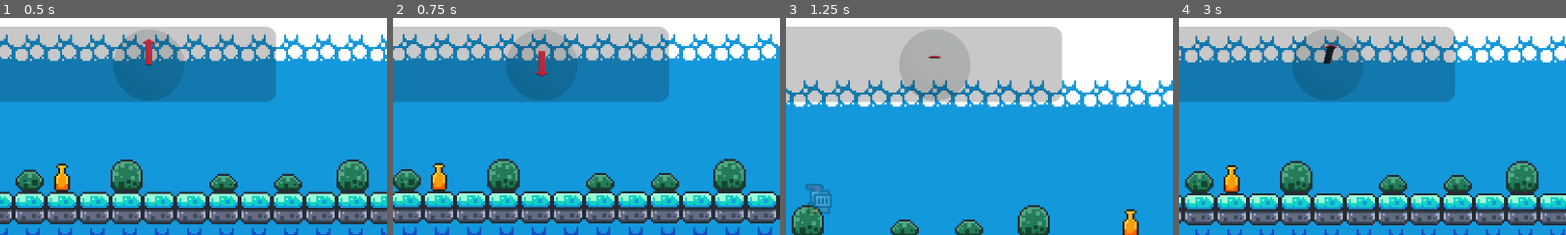
Above: before the commit, frames 1-4 (left to right).
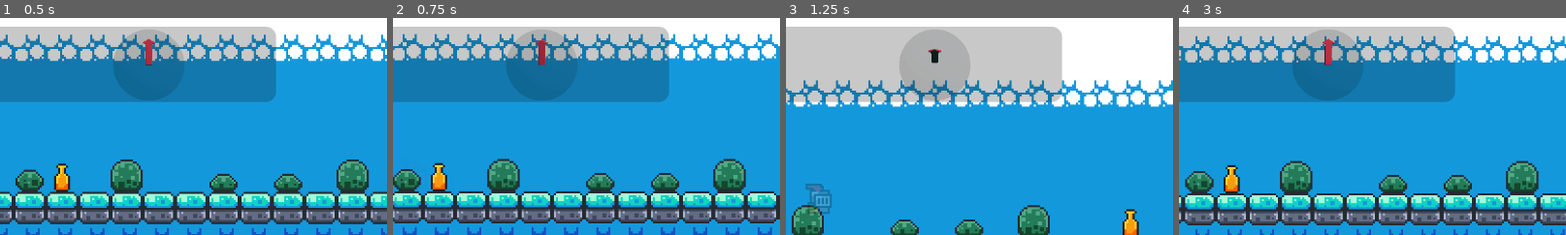
Above: after the commit, the same moments.

Repository: RaghavJuyal/Quantum-Game
Game: Godot game, scene res://scenes/game.tscn
The game is run twice, just before and just after one commit, with the same random seed, the same clock (stepped at 60 frames per second) and the same inputs.
Inputs:
- Up to frame 1 (0.5 s): no input
- Up to frame 2 (0.75 s): hold Right (move_right) from 0.53 s (still down); hold X (x_rotation) from 0.53 s (still down)
- Up to frame 3 (1.25 s): keep holding Right (move_right); keep holding X (x_rotation); tap Space (jump) at 0.77 s
- Up to frame 4 (3 s): release X (x_rotation) at 1.28 s; tap X (x_rotation) at 1.35 s; tap Space (jump) at 1.52 s; release Right (move_right) at 2.03 s; hold Left (move_left) 2.03-2.78 s; hold X (x_rotation) 2.03-2.78 s; tap Y (y_rotation) at 2.1 s; hold Right (move_right) from 2.78 s (still down); tap Z (z_rotation) at 2.85 s
The pictures show only the part of the screen within x 50-100%, y 0-50%; the shares and areas given below are measured in that part.

Frame 1 is identical in both runs. In frame 2, 0.3% of the frame differs, in the area x 36-41%, y 9-28%; in frame 3, 0.2%; in frame 4, 0.3%.

Commit message:
Add x rotation tied with theta and refactor code

Diff:
--- a/platformer_test/scenes/game.tscn
+++ b/platformer_test/scenes/game.tscn
@@ -217,10 +217,10 @@
 
 [node name="Game" type="Node2D"]
 
-[node name="GameManager" type="Node" parent="." node_paths=PackedStringArray("hud")]
+[node name="GameManager" type="Node" parent="." node_paths=PackedStringArray("hud") groups=["GameManager"]]
 unique_name_in_owner = true
 script = ExtResource("1_0tnpc")
-hud = NodePath("../HUD")
+hud = NodePath("HUD")
 
 [node name="Player" parent="GameManager" instance=ExtResource("1_uwrxv")]
 position = Vector2(-72, 16)
@@ -234,6 +234,7 @@
 
 [node name="Player2" parent="GameManager" instance=ExtResource("1_uwrxv")]
 position = Vector2(-72, -64)
+is_state_zero = false
 
 [node name="Camera2D" type="Camera2D" parent="GameManager/Player2"]
 position = Vector2(1, -61)
@@ -242,62 +243,62 @@
 limit_smoothed = true
 position_smoothing_enabled = true
 
-[node name="Tilemap" type="Node" parent="."]
-
-[node name="Midground" type="TileMapLayer" parent="Tilemap"]
+[node name="Tilemap" type="Node" parent="GameManager"]
+
+[node name="Midground" type="TileMapLayer" parent="GameManager/Tilemap"]
 use_parent_material = true
 tile_map_data = PackedByteArray("AAAIAP7/AAABAAMAAAAYAAEAAAAAAAAAAAAZAAEAAAAAAAAAAAAaAAEAAAAAAAAAAAAbAAEAAAAAAAAAAAAcAA …(4400 unchanged characters)…
 tile_set = SubResource("TileSet_lbhrr")
 
-[node name="Background" type="TileMapLayer" parent="Tilemap"]
+[node name="Background" type="TileMapLayer" parent="GameManager/Tilemap"]
 z_index = -4096
 use_parent_material = true
 tile_map_data = PackedByteArray("AAD3/wIAAAAAAA4AAAD4/wIAAAAAAA4AAAD5/wIAAAAAAA4AAAD6/wIAAAAAAA4AAAD7/wIAAAAAAA4AAAD8/w …(79888 unchanged characters)…
 tile_set = SubResource("TileSet_lbhrr")
 
-[node name="Platform" parent="." instance=ExtResource("3_lnu2h")]
+[node name="Platform" parent="GameManager" instance=ExtResource("3_lnu2h")]
 position = Vector2(319, -77)
 
-[node name="AnimationPlayer" type="AnimationPlayer" parent="Platform"]
+[node name="AnimationPlayer" type="AnimationPlayer" parent="GameManager/Platform"]
 libraries = {
 &"": SubResource("AnimationLibrary_p57ef")
 }
 autoplay = "move"
 
-[node name="Killzone" parent="." instance=ExtResource("5_iywne")]
+[node name="Killzone" parent="GameManager" instance=ExtResource("5_iywne")]
 position = Vector2(9, 98)
 
-[node name="CollisionShape2D" type="CollisionShape2D" parent="Killzone"]
+[node name="CollisionShape2D" type="CollisionShape2D" parent="GameManager/Killzone"]
 shape = SubResource("WorldBoundaryShape2D_p57ef")
 
-[node name="Coins" type="Node" parent="."]
-
-[node name="Coin" parent="Coins" instance=ExtResource("4_lbhrr")]
+[node name="Coins" type="Node" parent="GameManager"]
+
+[node name="Coin" parent="GameManager/Coins" instance=ExtResource("4_lbhrr")]
 position = Vector2(63, 9)
 
-[node name="Coin2" parent="Coins" instance=ExtResource("4_lbhrr")]
+[node name="Coin2" parent="GameManager/Coins" instance=ExtResource("4_lbhrr")]
 position = Vector2(119, -23)
 
-[node name="Coin3" parent="Coins" instance=ExtResource("4_lbhrr")]
+[node name="Coin3" parent="GameManager/Coins" instance=ExtResource("4_lbhrr")]
 position = Vector2(225, -69)
 
-[node name="Coin4" parent="Coins" instance=ExtResource("4_lbhrr")]
+[node name="Coin4" parent="GameManager/Coins" instance=ExtResource("4_lbhrr")]
 position = Vector2(545, -70)
 
-[node name="Coin5" parent="Coins" instance=ExtResource("4_lbhrr")]
+[node name="Coin5" parent="GameManager/Coins" instance=ExtResource("4_lbhrr")]
 position = Vector2(600, 10)
 
-[node name="Slimes" type="Node" parent="."]
-
-[node name="Slime_purple" parent="Slimes" instance=ExtResource("6_u5sy4")]
+[node name="Slimes" type="Node" parent="GameManager"]
+
+[node name="Slime_purple" parent="GameManager/Slimes" instance=ExtResource("6_u5sy4")]
 position = Vector2(313, -32)
 
-[node name="Slime_green" parent="Slimes" instance=ExtResource("7_gee14")]
+[node name="Slime_green" parent="GameManager/Slimes" instance=ExtResource("7_gee14")]
 position = Vector2(486, 16)
 
-[node name="Labels" type="Node" parent="."]
-
-[node name="Label" type="Label" parent="Labels"]
+[node name="Labels" type="Node" parent="GameManager"]
+
+[node name="Label" type="Label" parent="GameManager/Labels"]
 offset_left = -184.0
 offset_top = 3.0
 offset_right = 20.0
@@ -306,7 +307,7 @@
 theme_override_font_sizes/font_size = 8
 text = "Space to jump"
 
-[node name="Label2" type="Label" parent="Labels"]
+[node name="Label2" type="Label" parent="GameManager/Labels"]
 offset_left = 146.0
 offset_top = -29.0
 offset_right = 350.0
@@ -315,7 +316,7 @@
 theme_override_font_sizes/font_size = 8
 text = "X, Y or Z to rotate"
 
-[node name="Label3" type="Label" parent="Labels"]
+[node name="Label3" type="Label" parent="GameManager/Labels"]
 offset_left = 635.0
 offset_top = -25.0
 offset_right = 839.0
@@ -324,6 +325,4 @@
 theme_override_font_sizes/font_size = 32
 text = "THE END"
 
-[node name="HUD" parent="." instance=ExtResource("10_vtaks")]
-
-[node name="Node" type="Node" parent="."]
+[node name="HUD" parent="GameManager" instance=ExtResource("10_vtaks")]
--- a/platformer_test/scripts/arrow.gd
+++ b/platformer_test/scripts/arrow.gd
@@ -1,14 +1,18 @@
 extends MeshInstance3D
 @onready var arrow: MeshInstance3D = $"."
-@onready var game_manager: Node = %GameManager
+@onready var game_manager: Node = get_tree().root.get_node("Game/GameManager")
 
 
 
 func _process(delta):
+	# X Rotation
 	if Input.is_action_pressed("x_rotation"):
-		#arrow.rotate_x(game_manager.theta)
-		arrow.rotate_x(deg_to_rad(15)) # rotate 15° about X
+		arrow.rotate_x(game_manager.delta_theta)
+
+	# Y Rotation
 	if Input.is_action_just_pressed("y_rotation"):
 		arrow.rotate_z(deg_to_rad(-15)) # rotate 15° about Y
+
+	# Z Rotation
 	if Input.is_action_just_pressed("z_rotation"):
 		arrow.rotate_y(deg_to_rad(15)) # rotate 15° about Z
--- a/platformer_test/scripts/coin.gd
+++ b/platformer_test/scripts/coin.gd
@@ -5,7 +5,6 @@
 @onready var animation_player: AnimationPlayer = $AnimationPlayer
 
 func _on_body_entered(body: Node2D) -> void:
+	# Detects if player touches coin
 	game_manager.add_point()
 	animation_player.play("pickup")
-
-	pass # Replace with function body.
--- a/platformer_test/scripts/game_manager.gd
+++ b/platformer_test/scripts/game_manager.gd
@@ -2,30 +2,26 @@
 
 var score = 0
 var theta = 0
-@onready var animated_sprite_2d: AnimatedSprite2D = $Player/AnimatedSprite2D
-@onready var animated_sprite_2d2: AnimatedSprite2D = $Player2/AnimatedSprite2D
-
+var delta_theta = 0
 
 @export var hud: CanvasLayer
 
 func _ready() -> void:
 	score = 0
-	animated_sprite_2d.self_modulate.a = 1.0
-	animated_sprite_2d2.self_modulate.a = 0
 
 
 func add_point():
+	# Update coins collected
 	score += 1
 	hud.get_node("CoinsLabel").text = str(score)
 
 
+func _process(delta: float) -> void:
 
-func _process(delta: float) -> void:
+	# Update Theta
+	delta_theta = delta*PI/2.0
 	if Input.is_action_pressed("x_rotation"):
-		animated_sprite_2d.self_modulate.a = cos(theta/2.0)**2
-		animated_sprite_2d2.self_modulate.a = sin(theta/2.0)**2
-		theta += delta * PI / 2.0
+		theta += delta_theta
 		if theta > 2 * PI:
 			theta -= 2 * PI
-func theta_obtainer() -> float:
-	return theta
+	 # Sync movement
--- a/platformer_test/scripts/hud.gd
+++ b/platformer_test/scripts/hud.gd
@@ -3,4 +3,4 @@
 @onready var coins_label: Label = $CoinsLabel
 
 func _ready() -> void:
-	coins_label.text = str(0)
+	coins_label.text = str(0) # Intial number of coins
--- a/platformer_test/scripts/player.gd
+++ b/platformer_test/scripts/player.gd
@@ -4,13 +4,19 @@
 const SPEED = 100.0
 const JUMP_VELOCITY = -250.0
 @onready var animated_sprite_2d: AnimatedSprite2D = $AnimatedSprite2D
+@onready var game_manager: Node = get_tree().root.get_node("Game/GameManager")
+@export var is_state_zero: bool = true
+#@export var leader: CharacterBody2D
 
 func _ready() -> void:
-	animated_sprite_2d.self_modulate.a = 1
+	if is_state_zero:
+		animated_sprite_2d.self_modulate.a = 1
+	else:
+		animated_sprite_2d.self_modulate.a = 0
 
 func _physics_process(delta: float) -> void:
+
 	# Add the gravity.
-
 	if not is_on_floor():
 		velocity += get_gravity() * delta
 
@@ -19,7 +25,7 @@
 		velocity.y = JUMP_VELOCITY
 
 	# Get the input direction and handle the movement/deceleration.
-	# As good practice, you should replace UI actions with custom gameplay actions. -1,0,1
+	# -1 means left,0 means no movement, 1 means right
 	var direction := Input.get_axis("move_left", "move_right")
 	if direction > 0:
 		animated_sprite_2d.flip_h = false
@@ -40,3 +46,9 @@
 		velocity.x = move_toward(velocity.x, 0, SPEED)
 
 	move_and_slide()
+
+	var theta = game_manager.theta
+	if is_state_zero:
+		animated_sprite_2d.self_modulate.a = cos(theta/2.0)**2
+	else:
+		animated_sprite_2d.self_modulate.a = sin(theta/2.0)**2
